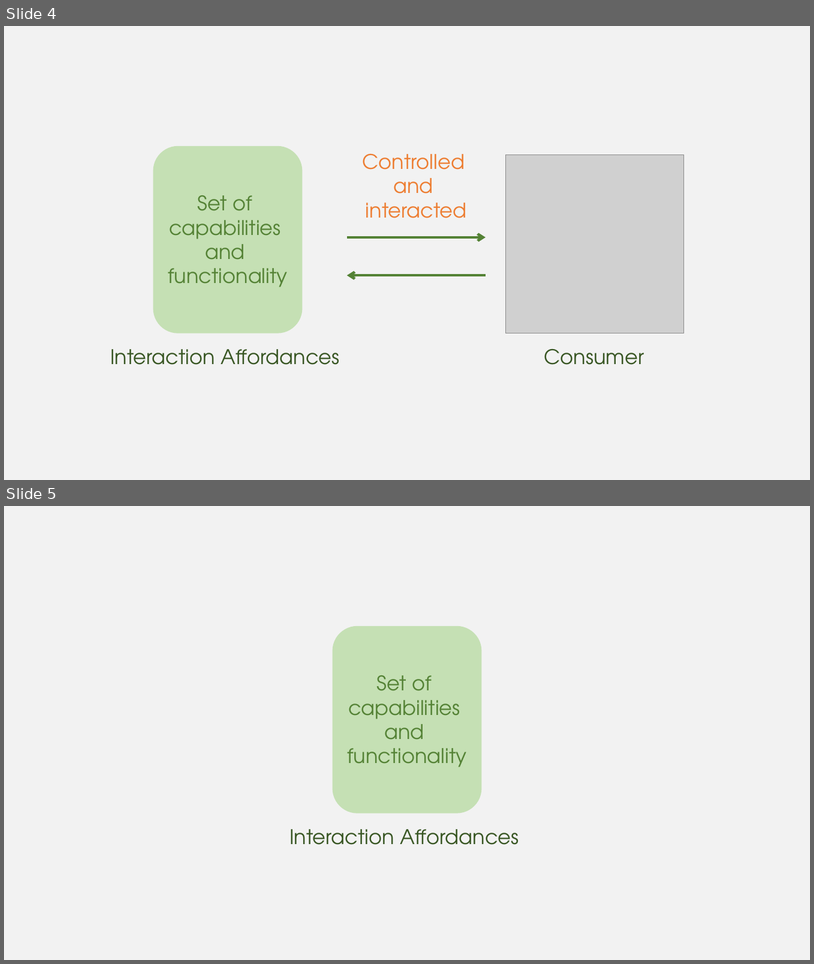
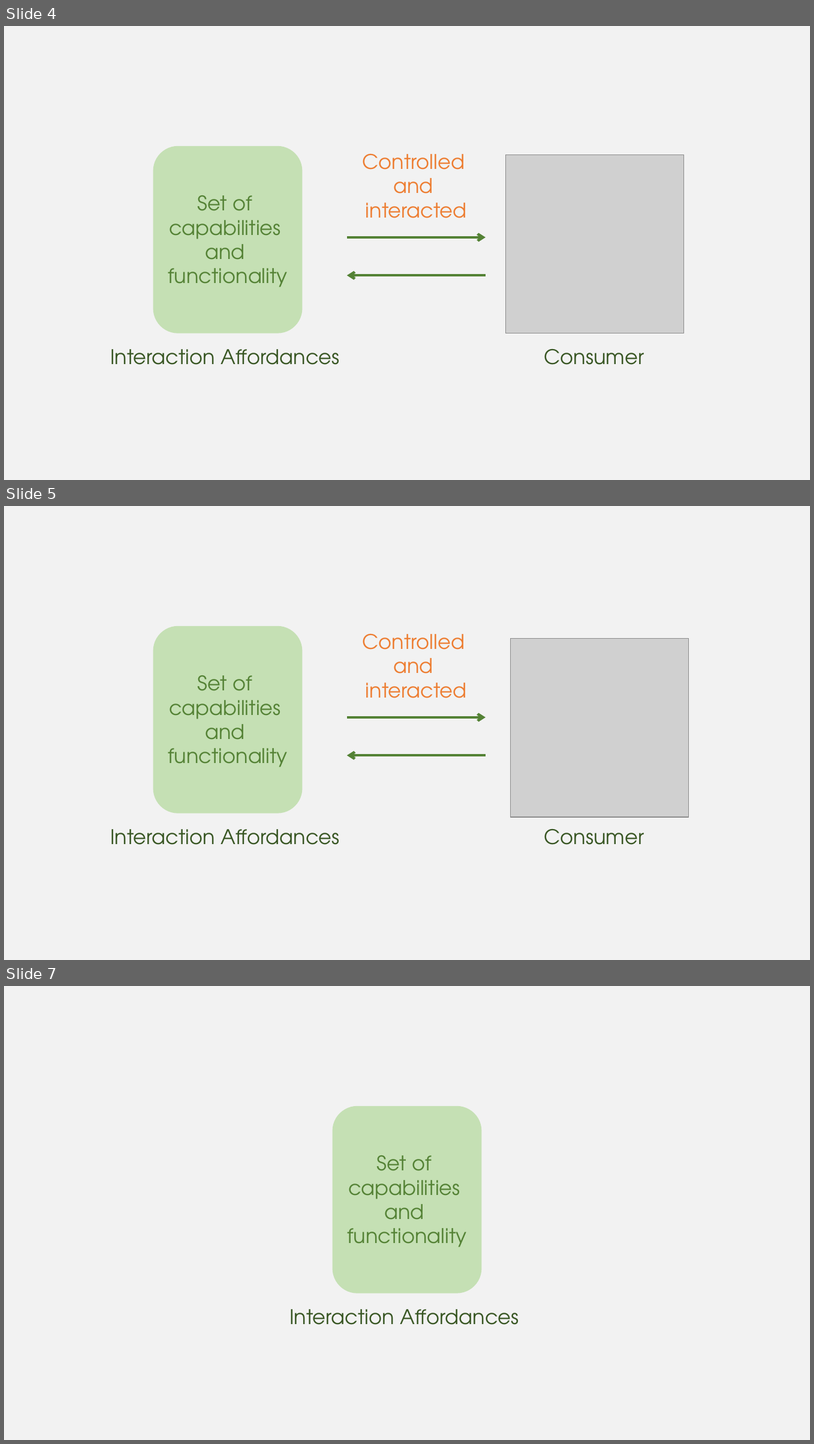
Before and after one commit to w3c/wot-cg, a slide deck: Tutorials/whatiswot/14-Interaction_Affordances/14-Interaction_Affordances.pptx. Shown one above the other, each under a label of ours: slides 4 and 5 before the commit, slides 4, 5 and 7 after it; the slides between them are not shown. The pictures are 814x964 and 814x1444 pixels, drawn with LibreOffice and Linux fonts; fonts in the diff are those of the drawing; grey boxes stand for pictures. Boxes give left, top, right and bottom in pixels: in the first picture for what was removed or moved away, otherwise in the second. Text is boxed around its words. In the diff, an @@ line names an element or a change of style, - is before the commit and + after.

```diff
--- a/Tutorials/whatiswot/14-Interaction_Affordances/14-Interaction_Affordances.pptx
+++ b/Tutorials/whatiswot/14-Interaction_Affordances/14-Interaction_Affordances.pptx
@@ slide 5 added at (4,506,810,960), background #F2F2F2 @@
@@ rounded rectangle added at (153,626,303,813), fill #C5E0B4 @@
@@ text added at (362,633,467,698), 24 pt, text #ED7D31 @@
+Controlled
+and
+interacted
@@ picture added at (511,639,689,817) @@
@@ text added at (168,675,288,767), 24 pt, text #548235 @@
+Set of
+capabilities
+and
+functionality
@@ arrow added from (347, 717) to (486, 717), #548235 3 pt @@
@@ arrow added from (486, 755) to (347, 755), #548235 3 pt @@
@@ text added at (110,829,339,844), 24 pt, text #385723 @@
+Interaction Affordances
@@ text added at (545,828,645,844), 24 pt, text #385723 @@
+Consumer
@@ what was slide 5 is now slide 7 @@
```
Also in this commit, not shown: 4 slides changed, 21 other slides added, 17 slides removed.
